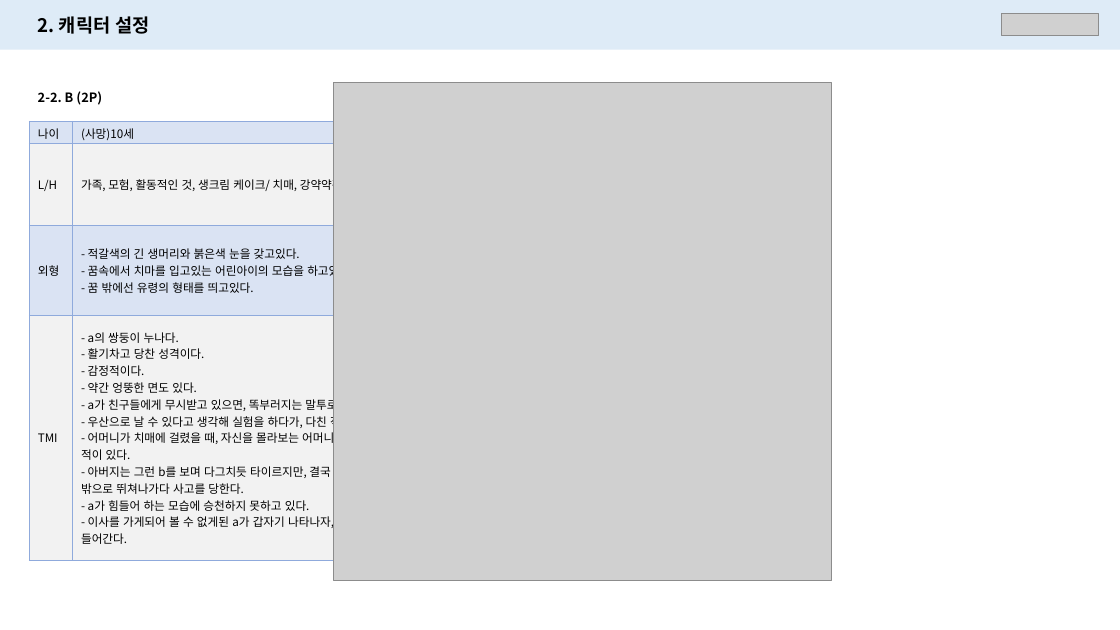
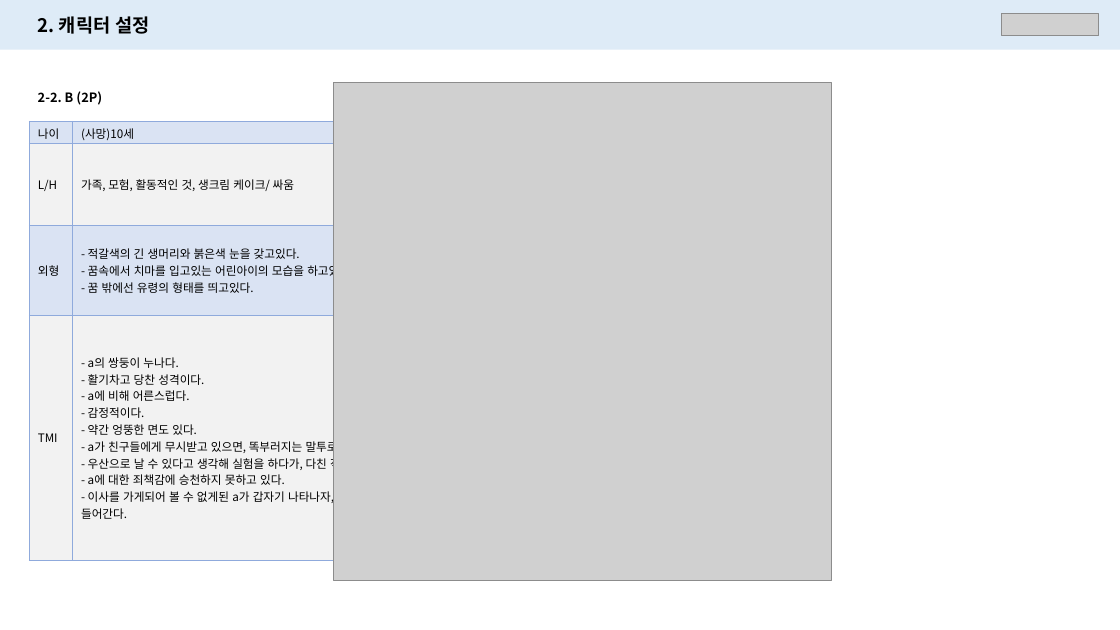
Before and after one commit to PerfectEgg/-Receivers, a slide deck: slide 8 of Doc/Story/캐릭터 설정_v1.02.pptx. Drawn at 1120x630 pixels with LibreOffice and Linux fonts; fonts in the diff are those of the drawing; grey boxes stand for pictures. Boxes give left, top, right and bottom in pixels: in the first picture for what was removed or moved away, otherwise in the second. Text is boxed around its words. In the diff, an @@ line names an element or a change of style, - is before the commit and + after.

```diff
--- a/Doc/Story/캐릭터 설정_v1.02.pptx
+++ b/Doc/Story/캐릭터 설정_v1.02.pptx
@@ table at <box>29,121,427,560</box> @@
-row 2, column 2: 가족, 모험, 활동적인 것, 생크림 케이크/ 치매, 강약약강, 싸움
+row 2, column 2: 가족, 모험, 활동적인 것, 생크림 케이크/ 싸움
-row 4, column 2: - a의 쌍둥이 누나다. / - 활기차고 당찬 성격이다. / - 감정적이다. / - 약간 엉뚱한 면도 있다. / - a가 친구들에게 무시받고 있으면, 똑부러지는 말투로 혼내주었다. / - 우산으로 날 수 있다고 생각해 실험을 하다가, 다친 적이 있다. / - 어머니가 치매에 걸렸을 때, 자신을 몰라보는 어머니를 보며 화를 낸 적이 있다. / - 아버지는 그런 b를 보며 다그치듯 타이르지만, 결국 참지 못한 b가 집 밖으로 뛰쳐나가다 사고를 당한다. / - a가 힘들어 하는 모습에 승천하지 못하고 있다. / - 이사를 가게되어 볼 수 없게된 a가 갑자기 나타나자, a를 따라 방에 들어간다.
+row 4, column 2: - a의 쌍둥이 누나다. / - 활기차고 당찬 성격이다. / - a에 비해 어른스럽다. / - 감정적이다. / - 약간 엉뚱한 면도 있다. / - a가 친구들에게 무시받고 있으면, 똑부러지는 말투로 혼내주었다. / - 우산으로 날 수 있다고 생각해 실험을 하다가, 다친 적이 있다. / - a에 대한 죄책감에 승천하지 못하고 있다. / - 이사를 가게되어 볼 수 없게된 a가 갑자기 나타나자, a를 따라 방에 들어간다.
```
Also in this commit, not shown: 8 other slides changed, 1 other file.
